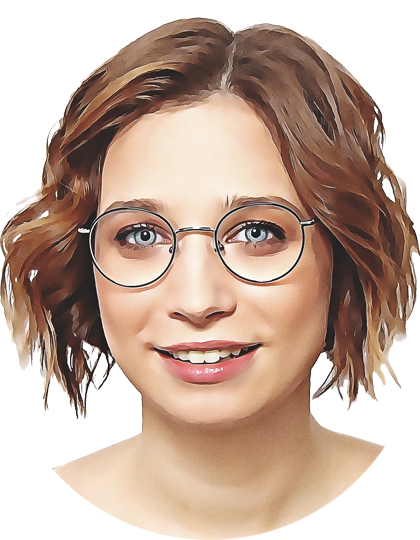
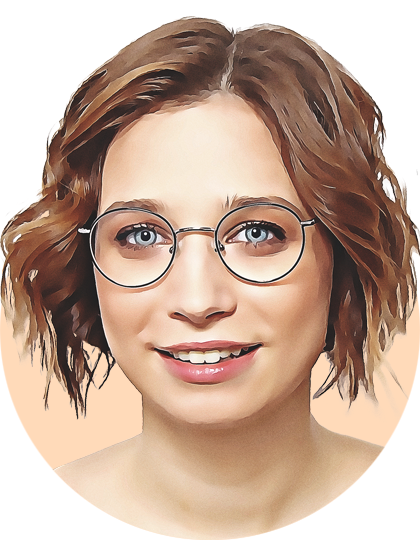
Revision of a layered 420 x 540 image; what changed, layer by layer:
painted on "Me, 2019" over [0, 16, 420, 540]
hid "Back (white, 1.0)" over [0, 120, 420, 540]
added layer "Back (peachpuff, 1.0)" over [0, 120, 420, 540]
